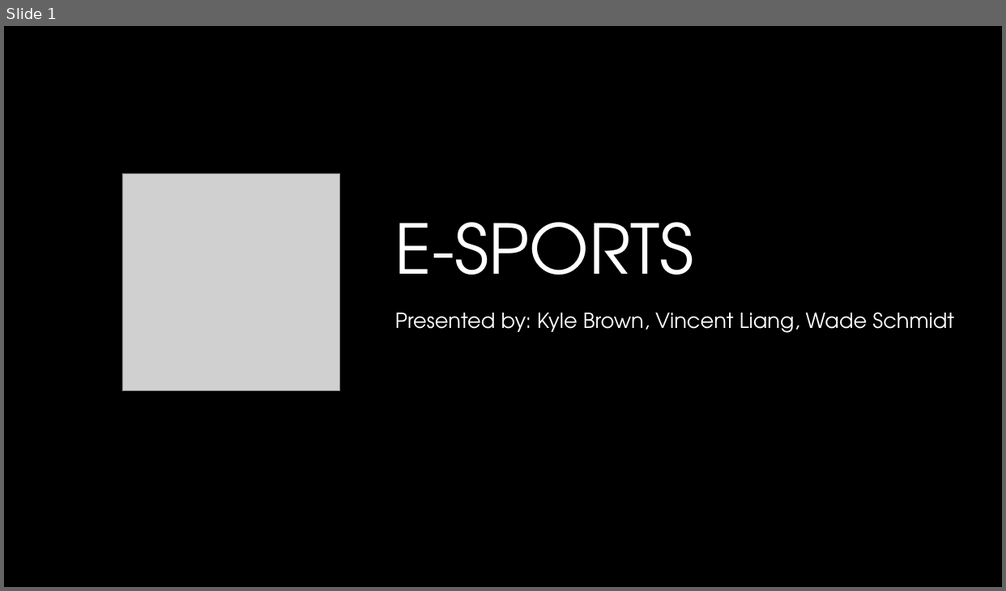
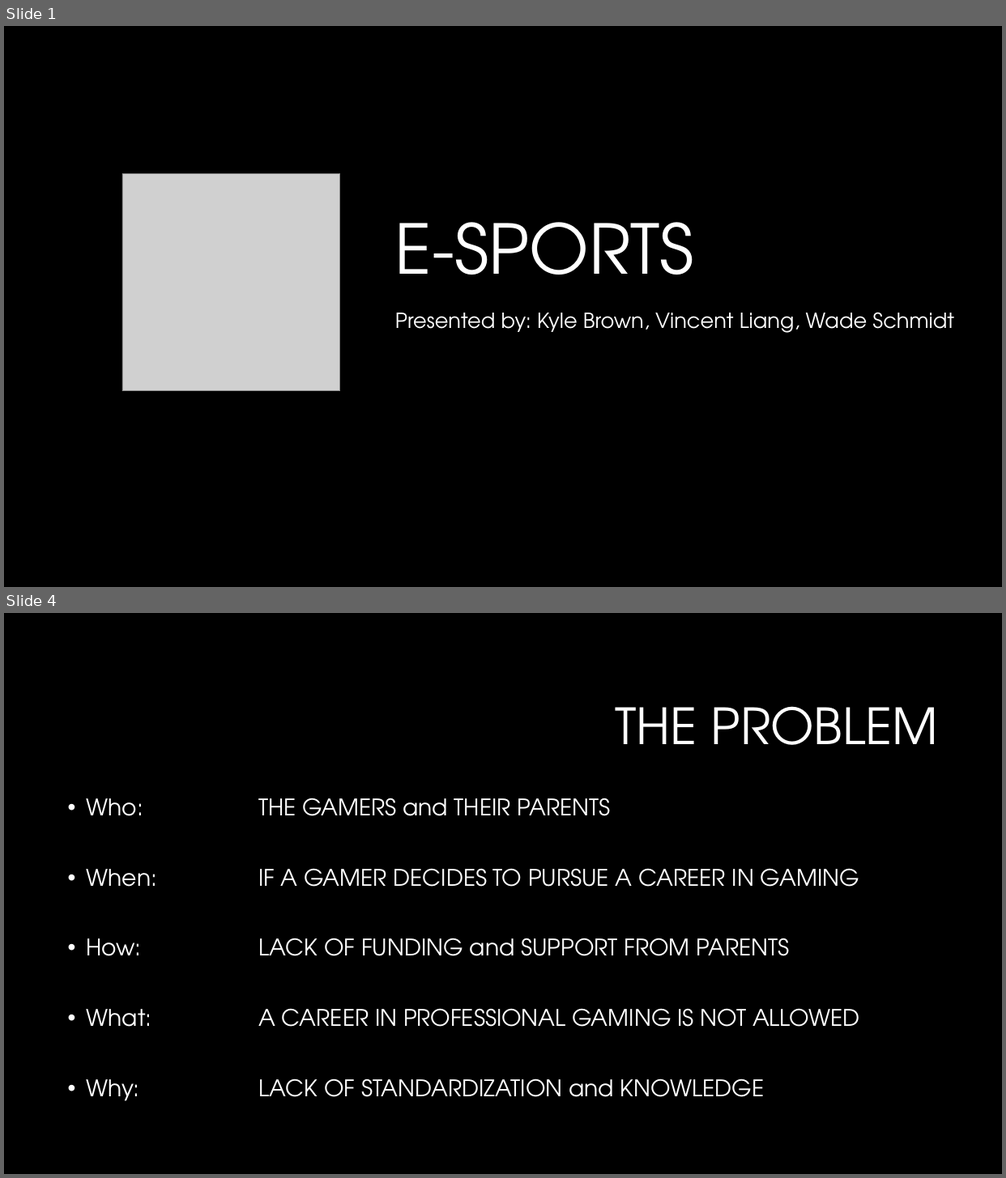
Before and after one commit to vinceleg/lab04_repo, a slide deck: dtc_team16_pitch_presentation.pptx. Shown one above the other, each under a label of ours: slide 1 before the commit, slides 1 and 4 after it; the slides between them are not shown. The pictures are 1006x591 and 1006x1178 pixels, drawn with LibreOffice and Linux fonts; fonts in the diff are those of the drawing; grey boxes stand for pictures; background and template pictures are left out. Boxes give left, top, right and bottom in pixels: in the first picture for what was removed or moved away, otherwise in the second. Text is boxed around its words. In the diff, an @@ line names an element or a change of style, - is before the commit and + after.

```diff
--- a/dtc_team16_pitch_presentation.pptx
+++ b/dtc_team16_pitch_presentation.pptx
@@ slide 4 added at (4, 613, 1002, 1174), background #000000 @@
@@ title added at (615, 706, 939, 745), 48 pt, text #FFFFFF @@
+THE PROBLEM
@@ text added at (87, 798, 860, 1101), 22 pt, text #FFFFFF @@
+• Who: THE GAMERS and THEIR PARENTS
+• When: IF A GAMER DECIDES TO PURSUE A CAREER IN GAMING
+• How: LACK OF FUNDING and SUPPORT FROM PARENTS
+• What: A CAREER IN PROFESSIONAL GAMING IS NOT ALLOWED
+• Why: LACK OF STANDARDIZATION and KNOWLEDGE
```
Also in this commit, not shown: 18 slides changed, 9 other slides added, 4 slides removed.
